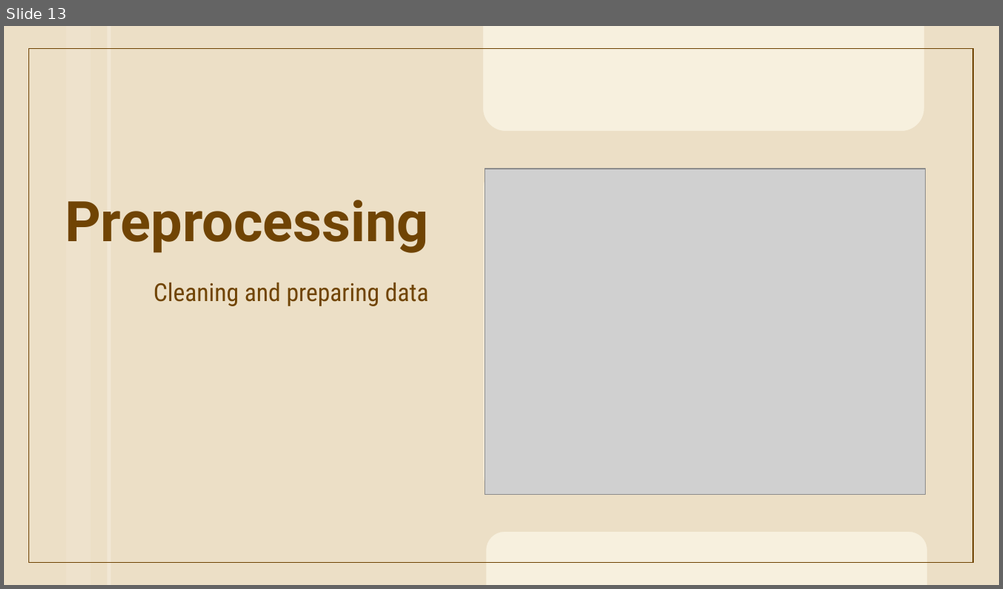
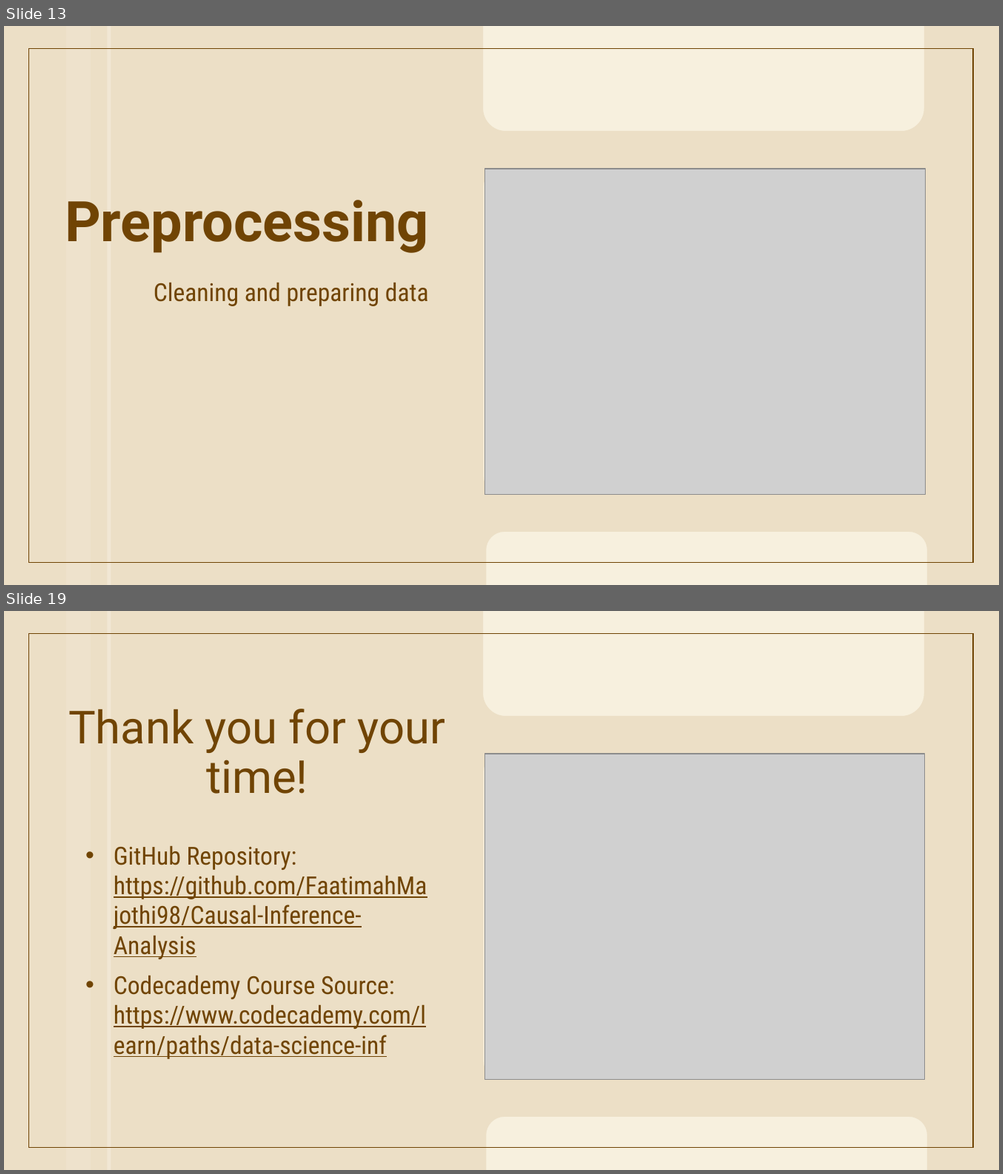
Before and after one commit to FaatimahMajothi98/Causal-Inference-Analysis, a slide deck: Causal Inference.pptx. Shown one above the other, each under a label of ours: slide 13 before the commit, slides 13 and 19 after it; the slides between them are not shown. The pictures are 1003x589 and 1003x1174 pixels, drawn with LibreOffice and Linux fonts; fonts in the diff are those of the drawing; grey boxes stand for pictures. Boxes give left, top, right and bottom in pixels: in the first picture for what was removed or moved away, otherwise in the second. Text is boxed around its words. In the diff, an @@ line names an element or a change of style, - is before the commit and + after.

```diff
--- a/Causal Inference.pptx
+++ b/Causal Inference.pptx
@@ slide 19 added at [4,611,999,1170], background #F7F0DE; not listed: 4 template elements that a slide beside it also shows @@
@@ title added at [68,709,445,794], 44 pt, text #704404 @@
+Thank you for your time!
@@ picture added at [484,755,925,1080] @@
@@ text added at [114,846,427,1059], 24 pt, text #704404, underline @@
+• GitHub Repository: https://github.com/FaatimahMajothi98/Causal-Inference-Analysis
+• Codecademy Course Source: https://www.codecademy.com/learn/paths/data-science-inf
```
Also in this commit, not shown: 2 slides changed, 4 other slides added, 8 slides removed, 2 other files.
